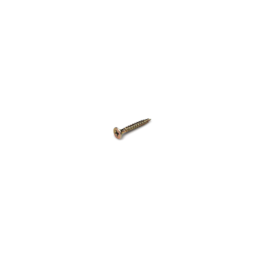
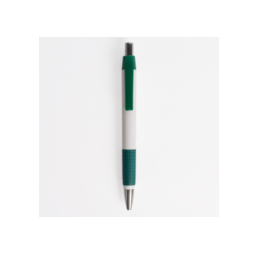
Comparing the layer stacks of the two 256x256 images. Changes:
added layer "LS-559-08-550x550.jpg" above "lapicera-gel-10pcs-negro.jpg" over [39, 37, 219, 217]
hid "tornillo-p.madera.jpg" over [107, 104, 157, 154]
hid "Background" over [39, 37, 219, 217]
